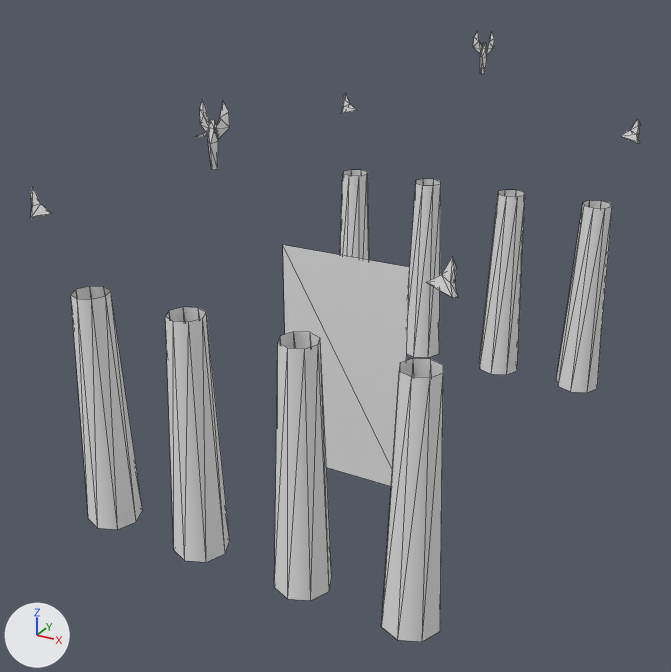
Renders of the COLLADA model binaries/data/mods/public/art/meshes/structural/hele_temple_c_props.dae from each side of a commit.
The view is the same before and after, from a 50 mm camera at (0.396, -0.749, 0.562) aimed at (-0.025, 0.014, 0.18). The lights are fixed; the arrows at lower left show +X, +Y and +Z. Mesh edges are drawn as thin lines. Where no turn or scale is listed for an object, it has been applied to the vertices.

Names of what the first picture shows: 'props'.
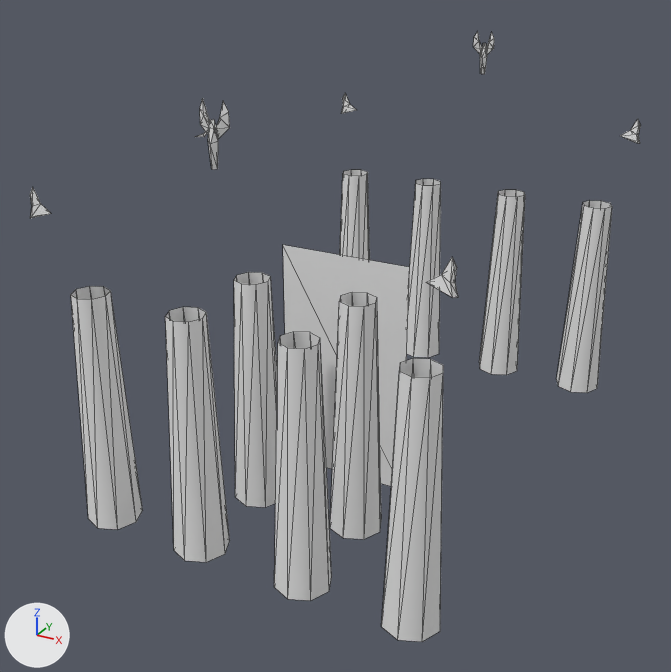
What differs and where, as boxes [x1, y1, x2, y2] in the pictures (671 x 672 px):
part 1 of me_propsmesh, added
    after: [330, 292, 381, 539]
part 2 of me_propsmesh, added
    after: [234, 272, 277, 507]

Edits to the bpy script that builds the scene:
```text
Change me_propsmesh:
    where me_propsmesh.from_pydata(...)  # 264 vertices, 326 faces; spans x -0.191..0.191, y -0.221..0.343, z 0.041..0.452
    used by ob_props; location = (0.0, 0.0, -0.001)
    me_propsmesh part 1: the loose piece of 16 vertices spanning x 0.028..0.08, y -0.213..-0.161, z 0.041..0.271 is copied, and the copy is moved by (0.0, 0.099, 0.0); it spans x 0.028..0.08, y -0.114..-0.063, z 0.041..0.271
    me_propsmesh part 2: the loose piece of 16 vertices spanning x -0.08..-0.028, y -0.213..-0.161, z 0.041..0.271 is copied, and the copy is moved by (0.0, 0.099, 0.0); it spans x -0.08..-0.028, y -0.114..-0.063, z 0.041..0.271
```
